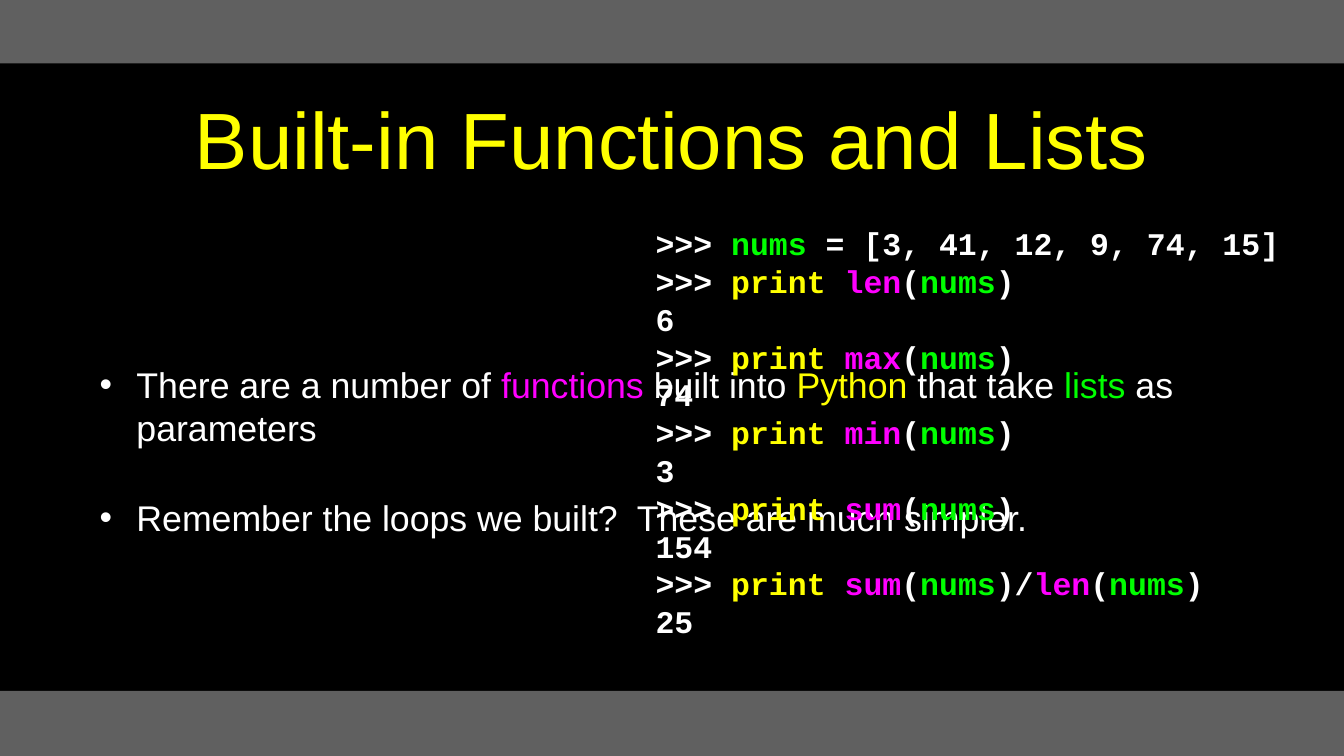
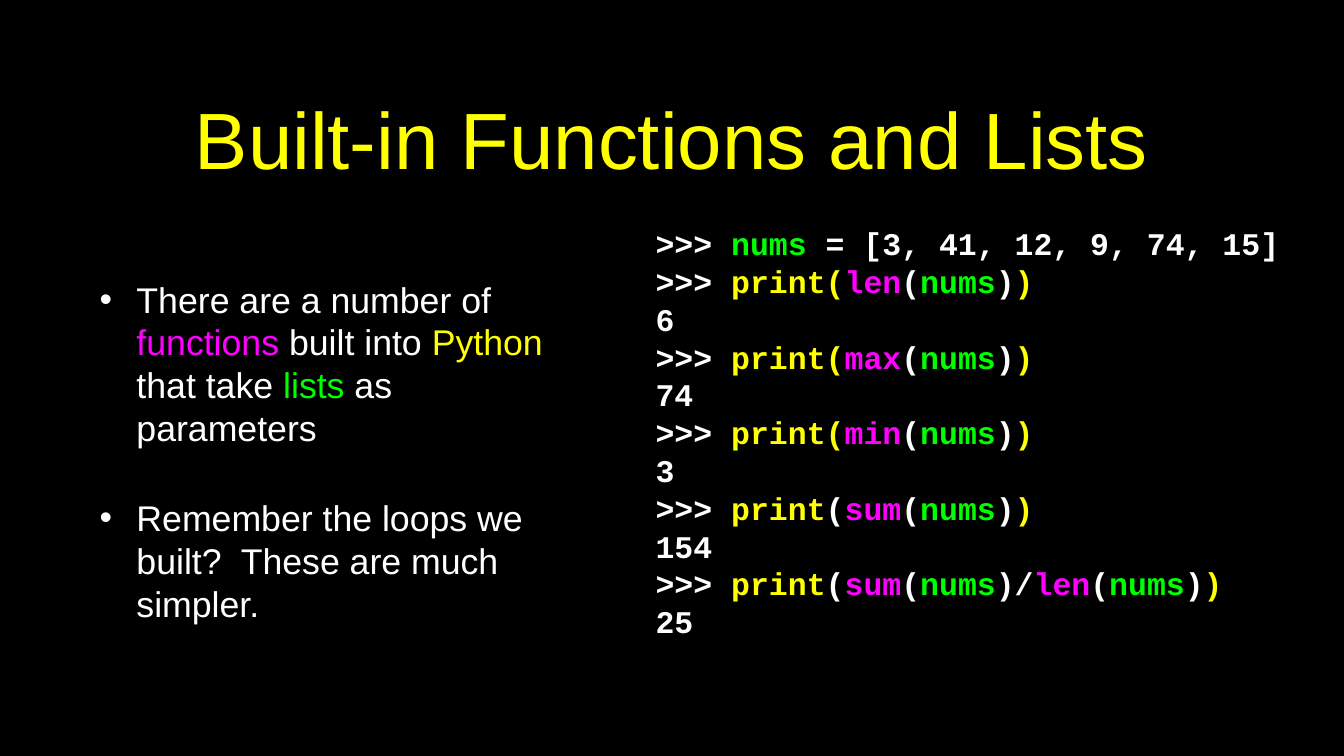
Before and after one commit to csev/py4e, a slide deck: slide 18 of lectures3/Pythonlearn-08-Lists.pptx. Drawn at 1344x756 pixels with LibreOffice and Linux fonts; fonts in the diff are those of the drawing. Boxes give left, top, right and bottom in pixels: in the first picture for what was removed or moved away, otherwise in the second. Text is boxed around its words. In the diff, an @@ line names an element or a change of style, - is before the commit and + after.

```diff
--- a/lectures3/Pythonlearn-08-Lists.pptx
+++ b/lectures3/Pythonlearn-08-Lists.pptx
@@ rectangle removed at (x1=0, y1=0, x2=1344, y2=63) @@
@@ text "There are a number of ..." rewrapped from (x1=136, y1=370, x2=1173, y2=538) to (x1=136, y1=287, x2=543, y2=624) @@
@@ text at (x1=731, y1=270, x2=1033, y2=300): text changed; text colour #FFFFFF to #FFFF00 @@
->>> print len(nums)
+>>> print(len(nums))
@@ text at (x1=731, y1=346, x2=1033, y2=376): text changed; text colour #FFFFFF to #FFFF00 @@
->>> print max(nums)
+>>> print(max(nums))
@@ text at (x1=731, y1=421, x2=1033, y2=451): text changed; text colour #FFFFFF to #FFFF00 @@
->>> print min(nums)
+>>> print(min(nums))
@@ text at (x1=731, y1=497, x2=1033, y2=527): text changed @@
->>> print sum(nums)
+>>> print(sum(nums))
@@ text at (x1=731, y1=573, x2=1222, y2=602): text changed @@
->>> print sum(nums)/len(nums)
+>>> print(sum(nums)/len(nums))
@@ rectangle at (x1=0, y1=691, x2=1344, y2=756): fill #606060 to #000000 @@
```
Also in this commit, not shown: 27 other slides changed, 10 other files.
